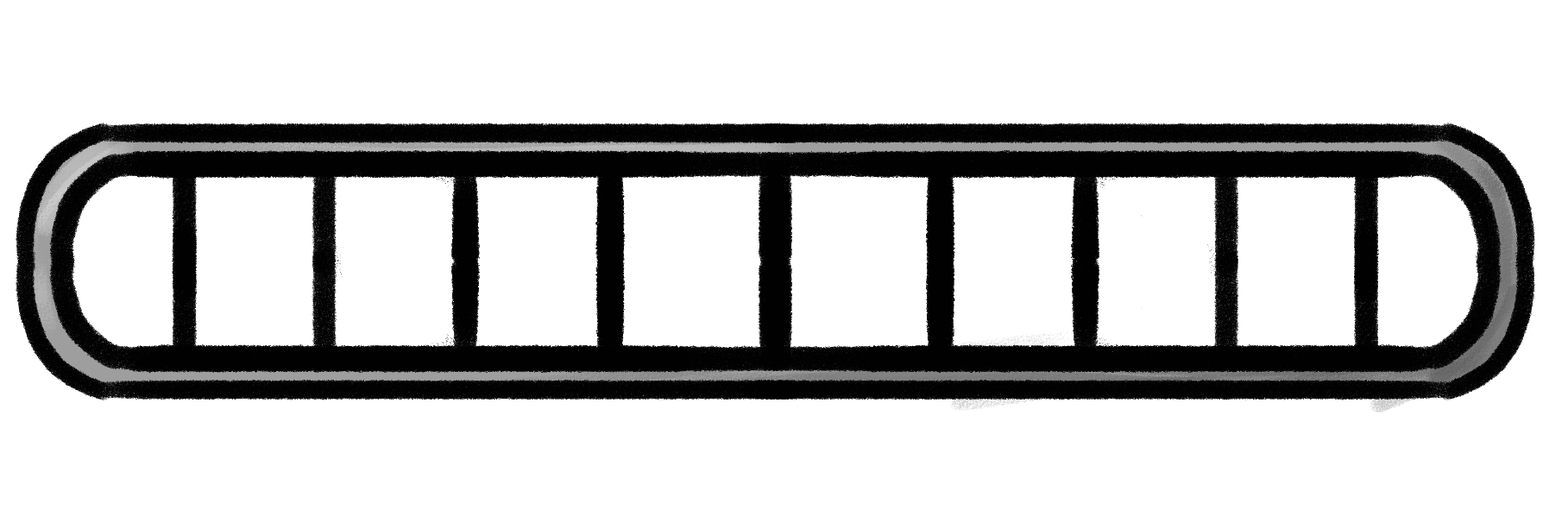
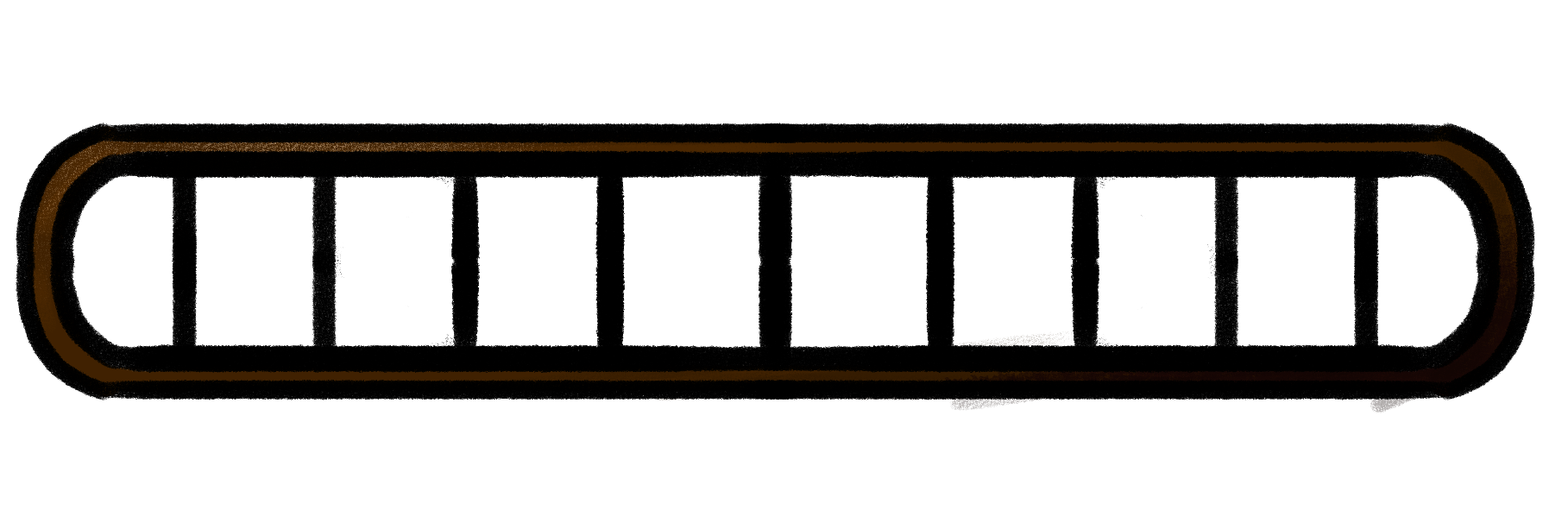
Layers edited between the first and the second (1568, 523) image:
added layer "Calque 3" (multiply) above "Groupe 1" over [left=26, top=125, right=1531, bottom=414]
added group "Groupe 1" with 2 layers above "Arrière-plan" over [left=26, top=125, right=1531, bottom=414]
moved "Calque 1" into group "Groupe 1" over [left=26, top=125, right=1531, bottom=401]
moved "Calque 2" into group "Groupe 1" over [left=26, top=125, right=1531, bottom=414]
